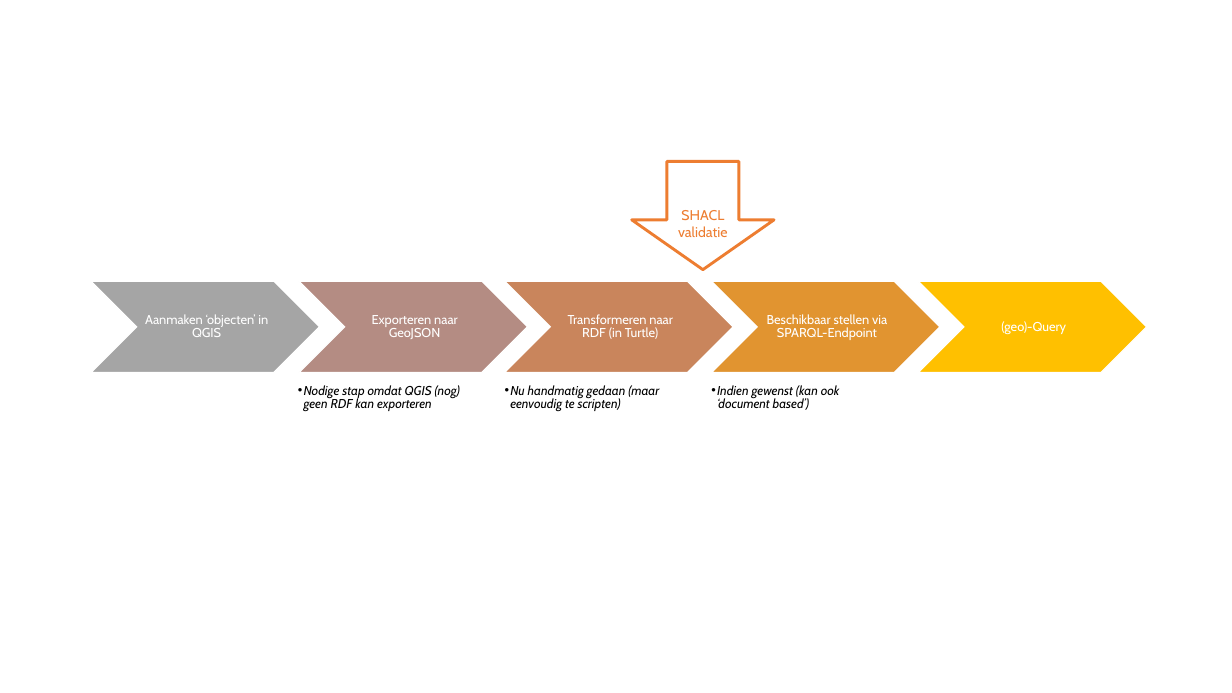
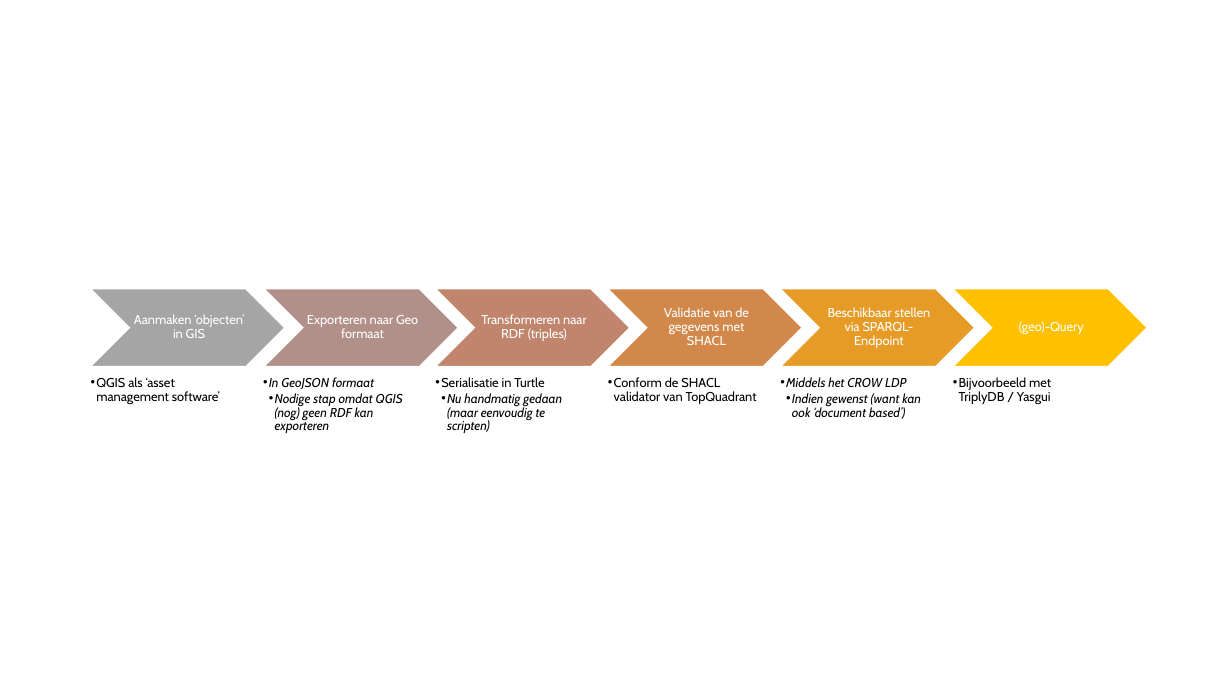
Before and after one commit to Stichting-CROW/imbor, a slide deck: slide 1 of docs/imbor-exchange/Sheets.pptx. Drawn at 1232x693 pixels with LibreOffice and Linux fonts; fonts in the diff are those of the drawing. Boxes give left, top, right and bottom in pixels: in the first picture for what was removed or moved away, otherwise in the second. Text is boxed around its words. In the diff, an @@ line names an element or a change of style, - is before the commit and + after.

```diff
--- a/docs/imbor-exchange/Sheets.pptx
+++ b/docs/imbor-exchange/Sheets.pptx
@@ down arrow removed at box(632, 162, 775, 270) @@
-SHACL validatie
@@ chevron: place and size @@
-chevron at box(91, 281, 319, 372)
+chevron at box(91, 289, 285, 367)
@@ chevron: place and size @@
-chevron at box(299, 281, 528, 372)
+chevron at box(264, 289, 458, 367)
@@ chevron at box(264, 289, 458, 367): fill #B48383 to #B18A8A @@
@@ chevron: place and size @@
-chevron at box(505, 281, 733, 372)
+chevron at box(435, 289, 629, 367)
@@ chevron at box(435, 289, 629, 367): fill #C95C5C to #C06C6C @@
@@ chevron: place and size @@
-chevron at box(712, 281, 940, 372)
+chevron at box(781, 289, 975, 367)
@@ chevron at box(781, 289, 975, 367): fill #E13030 to #E72727 @@
@@ text "Beschikbaar stellen via SPARQL-Endpoint" rewrapped from box(767, 314, 887, 340) to box(828, 307, 931, 348) @@
@@ chevron: place and size @@
-chevron at box(919, 281, 1147, 372)
+chevron at box(953, 289, 1147, 367)
@@ text "(geo)-Query": place and size @@
-text "(geo)-Query" at box(1001, 321, 1066, 335)
+text "(geo)-Query" at box(1019, 321, 1084, 334)
@@ text at box(134, 314, 244, 338): text changed @@
-Aanmaken ‘objecten’ in QGIS
+Aanmaken ‘objecten’ in GIS
@@ text at box(307, 315, 418, 338): text changed @@
-Exporteren naar GeoJSON
+Exporteren naar Geo formaat
@@ text at box(481, 314, 587, 341): text changed @@
-Transformeren naar RDF (in Turtle)
+Transformeren naar RDF (triples)
@@ text "In GeoJSON formaat": place and size @@
-text "In GeoJSON formaat" at box(304, 385, 460, 412)
+text "In GeoJSON formaat" at box(269, 377, 403, 433)
@@ text at box(269, 377, 374, 389): paragraph added @@
+  • In GeoJSON formaat
@@ text "Serialisatie in Turtle": place and size @@
-text "Serialisatie in Turtle" at box(510, 385, 659, 411)
+text "Serialisatie in Turtle" at box(441, 377, 562, 433)
@@ text at box(441, 377, 544, 387): paragraph added @@
+  • Serialisatie in Turtle
@@ text at box(786, 377, 921, 419): text changed @@
-  • Indien gewenst (kan ook ‘document based’)
+  • Middels het CROW LDP
+    • Indien gewenst (want kan ook ‘document based’)
@@ group added at box(96, 289, 1051, 404): 4 texts, 1 chevron @@
+  • QGIS als ‘asset management software’
+Validatie van de gegevens met SHACL
+  • Conform de SHACL validator van TopQuadrant
+  • Bijvoorbeeld met TriplyDB / Yasgui
@@ text at box(275, 393, 403, 433): list level 2 to 3 in "Nodige stap omdat QGIS (nog) ..." @@
@@ text at box(447, 393, 562, 433): list level 2 to 3 in "Nu handmatig gedaan (maar eenvoudig ..." @@
```
Also in this commit, not shown: 7 other files.
